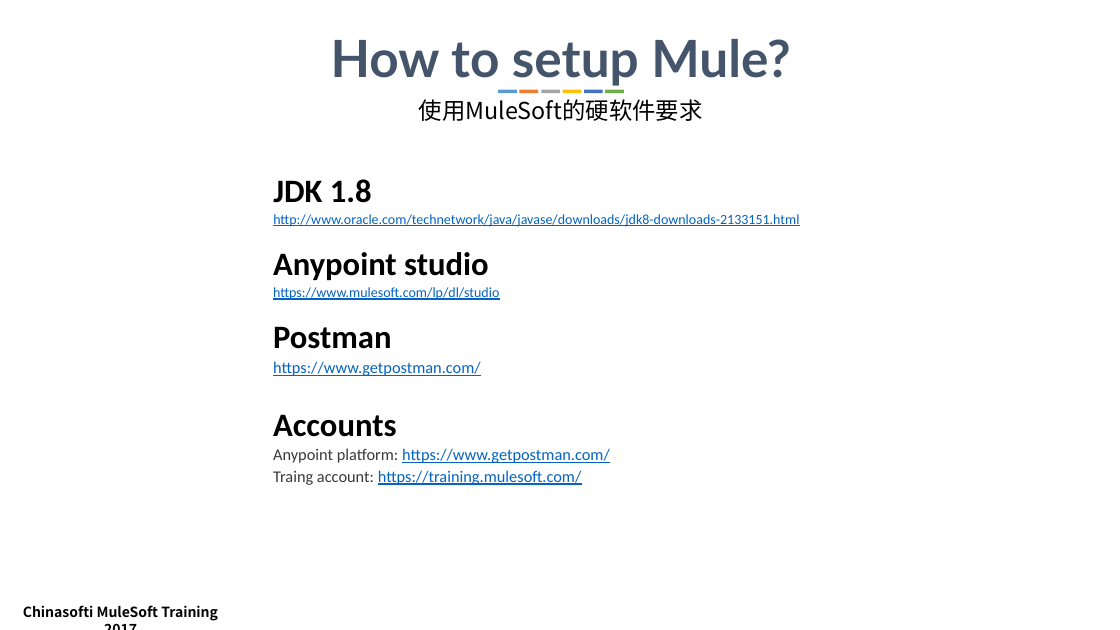
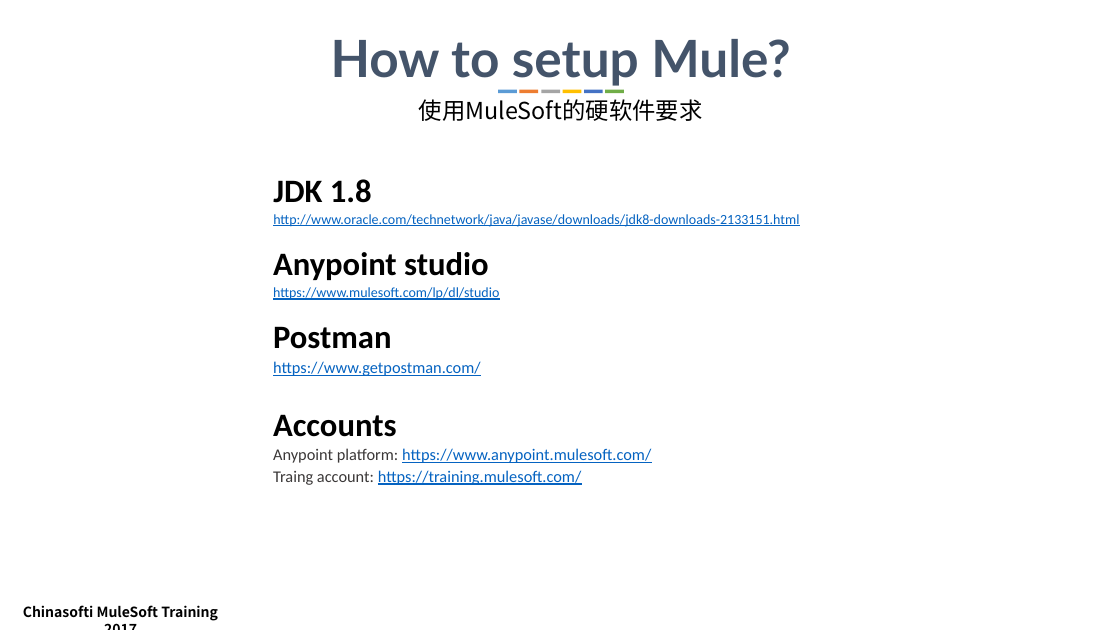
Before and after one commit to PhonyLou/mulesoft_materials, a slide deck: slide 9 of 001_课程介绍.pptx. Drawn at 1120x630 pixels with LibreOffice and Linux fonts; fonts in the diff are those of the drawing. Boxes give left, top, right and bottom in pixels: in the first picture for what was removed or moved away, otherwise in the second. Text is boxed around its words. In the diff, an @@ line names an element or a change of style, - is before the commit and + after.

Commit message:
change link of anypoint

```diff
--- a/001_课程介绍.pptx
+++ b/001_课程介绍.pptx
@@ text at (273, 448, 651, 463): text changed @@
-Anypoint platform: https://www.getpostman.com/
+Anypoint platform: https://www.anypoint.mulesoft.com/
```
